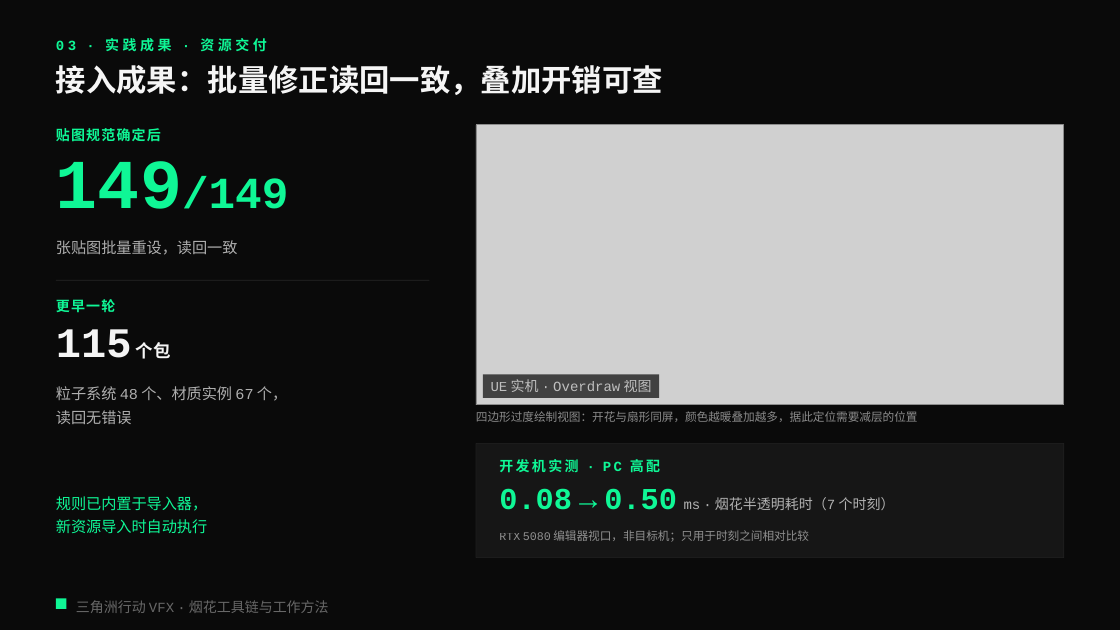
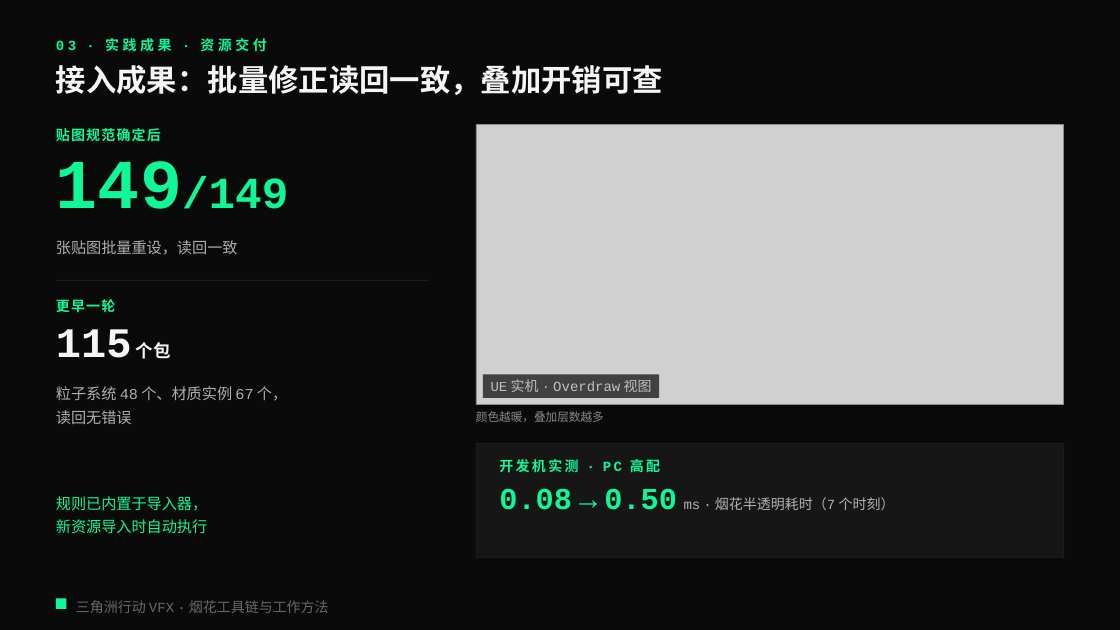
Before and after one commit to loccmaiii-lang/FireWorksLab, a slide deck: slide 13 of 协作/提示词/分享PPT交接_2026-10-29/第四版交付_云端/烟花秀AI全流程_第四版v2.pptx. Drawn at 1120x630 pixels with LibreOffice and Linux fonts; fonts in the diff are those of the drawing; grey boxes stand for pictures. Boxes give left, top, right and bottom in pixels: in the first picture for what was removed or moved away, otherwise in the second. Text is boxed around its words. In the diff, an @@ line names an element or a change of style, - is before the commit and + after.

```diff
--- a/协作/提示词/分享PPT交接_2026-10-29/第四版交付_云端/烟花秀AI全流程_第四版v2.pptx
+++ b/协作/提示词/分享PPT交接_2026-10-29/第四版交付_云端/烟花秀AI全流程_第四版v2.pptx
@@ text at (476, 411, 604, 422): text changed @@
-四边形过度绘制视图：开花与扇形同屏，颜色越暖叠加越多，据此定位需要减层的位置
+颜色越暖，叠加层数越多
@@ text removed at (499, 530, 809, 542) @@
-RTX 5080 编辑器视口，非目标机；只用于时刻之间相对比较
```
Also in this commit, not shown: 9 other slides changed, 10 other files.
